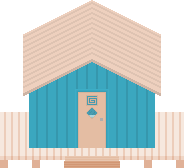
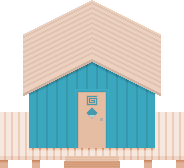
The second 184 x 168 image is a revision of the first. Changes to its layers:
painted on "Structure" over [29, 62, 155, 96]
painted on "Floor" over [0, 148, 184, 163]
